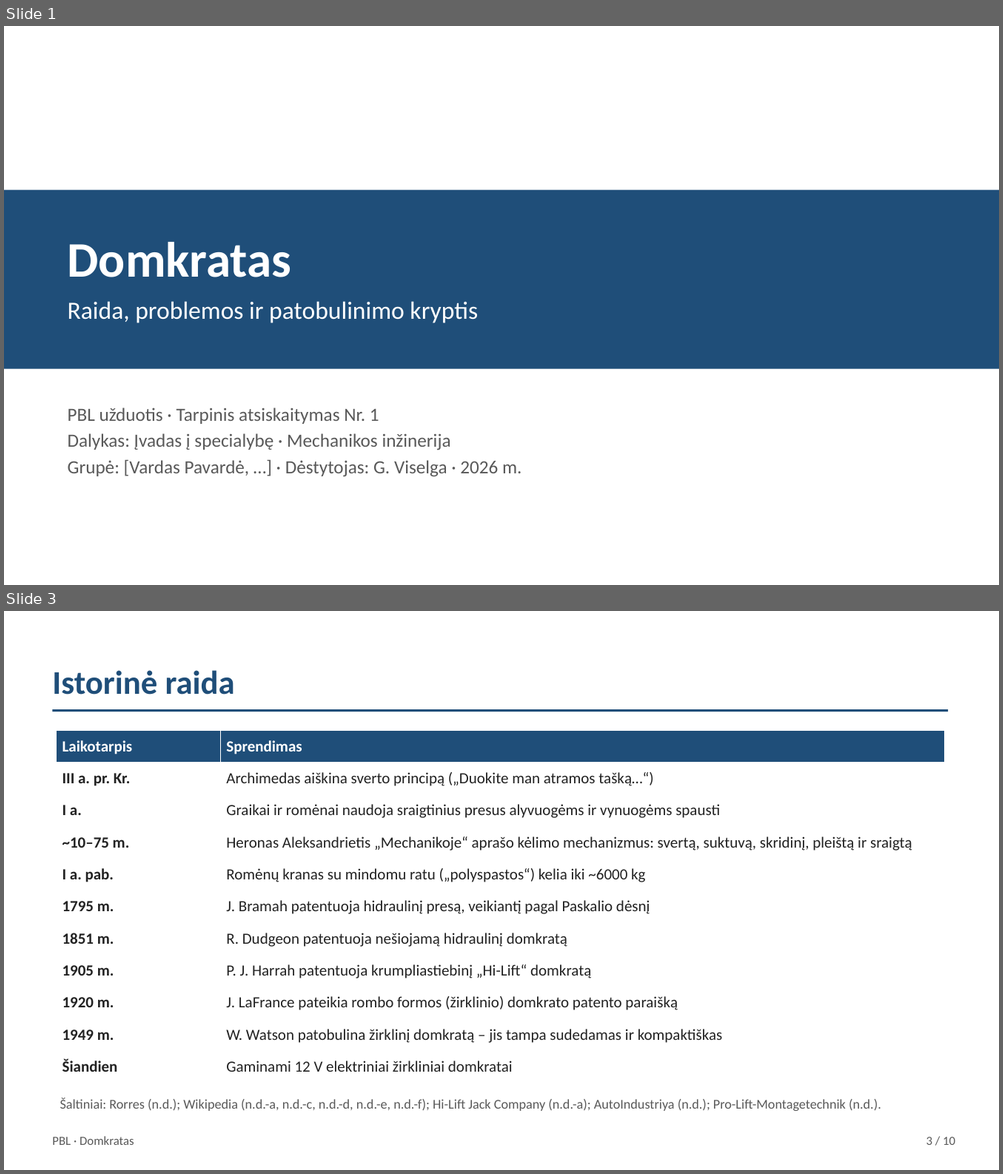
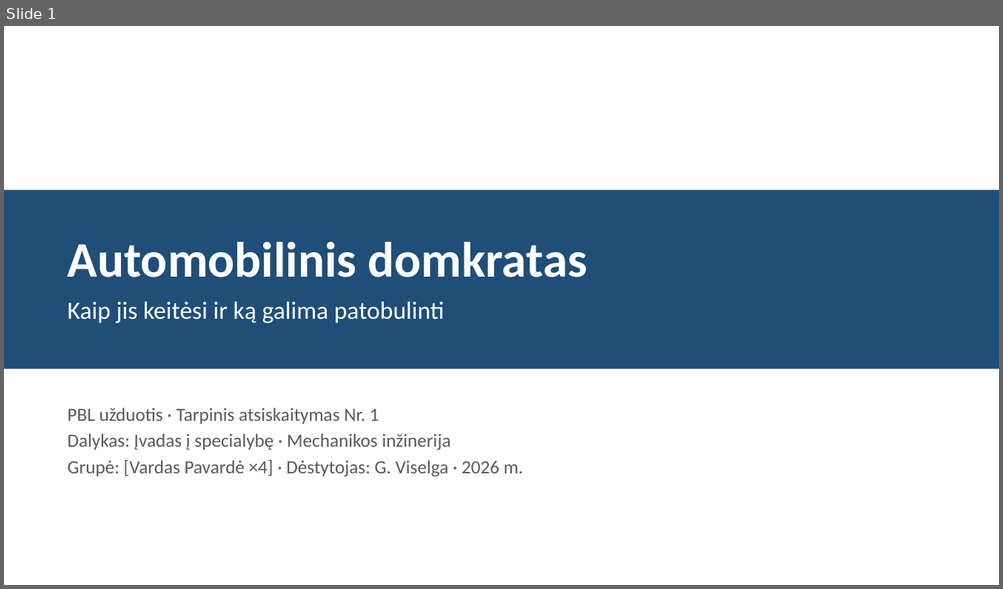
Before and after one commit to Goblinukas-beep/Ye, a slide deck: domkratas-ta1/domkratas-ta1.pptx. Shown one above the other, each under a label of ours: slides 1 and 3 before the commit, slide 1 after it; the slides between them are not shown. The pictures are 1003x1174 and 1003x589 pixels, drawn with LibreOffice and Linux fonts; fonts in the diff are those of the drawing. Boxes give left, top, right and bottom in pixels: in the first picture for what was removed or moved away, otherwise in the second. Text is boxed around its words. In the diff, an @@ line names an element or a change of style, - is before the commit and + after.

```diff
--- a/domkratas-ta1/domkratas-ta1.pptx
+++ b/domkratas-ta1/domkratas-ta1.pptx
@@ slide 3 removed at (4, 611, 999, 1170), background #FFFFFF @@
@@ text removed at (52, 670, 235, 695) @@
-Istorinė raida
@@ rectangle removed at (53, 709, 948, 712) @@
@@ table removed at (57, 730, 944, 1083), 11 rows, 2 columns @@
-Laikotarpis | Sprendimas
-III a. pr. Kr. | Archimedas aiškina sverto principą („Duokite man atramos tašką…“)
-I a. | Graikai ir romėnai naudoja sraigtinius presus alyvuogėms ir vynuogėms spausti
-~10–75 m. | Heronas Aleksandrietis „Mechanikoje“ aprašo kėlimo mechanizmus: svertą, suktuvą, skridinį, pleištą ir sraigtą
-I a. pab. | Romėnų kranas su mindomu ratu („polyspastos“) kelia iki ~6000 kg
-1795 m. | J. Bramah patentuoja hidraulinį presą, veikiantį pagal Paskalio dėsnį
-1851 m. | R. Dudgeon patentuoja nešiojamą hidraulinį domkratą
-1905 m. | P. J. Harrah patentuoja krumpliastiebinį „Hi-Lift“ domkratą
-1920 m. | J. LaFrance pateikia rombo formos (žirklinio) domkrato patento paraišką
-1949 m. | W. Watson patobulina žirklinį domkratą – jis tampa sudedamas ir kompaktiškas
-Šiandien | Gaminami 12 V elektriniai žirkliniai domkratai
@@ text removed at (60, 1098, 881, 1111) @@
-Šaltiniai: Rorres (n.d.); Wikipedia (n.d.-a, n.d.-c, n.d.-d, n.d.-e, n.d.-f); Hi-Lift Jack Company (n.d.-a); AutoIndustriya (n.d.); Pro-Lift-Montagetechnik (n.d.).
@@ text removed at (52, 1136, 134, 1145) @@
-PBL · Domkratas
@@ text removed at (926, 1137, 955, 1145) @@
-3 / 10
@@ slide 1 changed as well @@
@@ text at (68, 242, 587, 278): text changed @@
-Domkratas
+Automobilinis domkratas
@@ text at (68, 301, 444, 323): text changed @@
-Raida, problemos ir patobulinimo kryptis
+Kaip jis keitėsi ir ką galima patobulinti
@@ text at (68, 460, 523, 477): text changed @@
-Grupė: [Vardas Pavardė, …] · Dėstytojas: G. Viselga · 2026 m.
+Grupė: [Vardas Pavardė ×4] · Dėstytojas: G. Viselga · 2026 m.
```
Also in this commit, not shown: 2 other slides changed, 9 slides added, 6 other slides removed, 8 other files.
